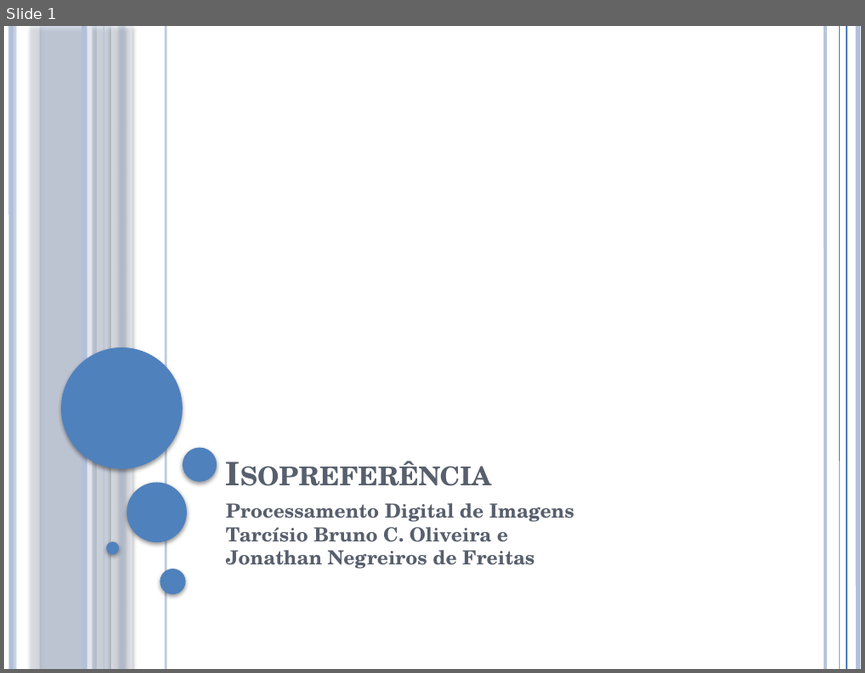
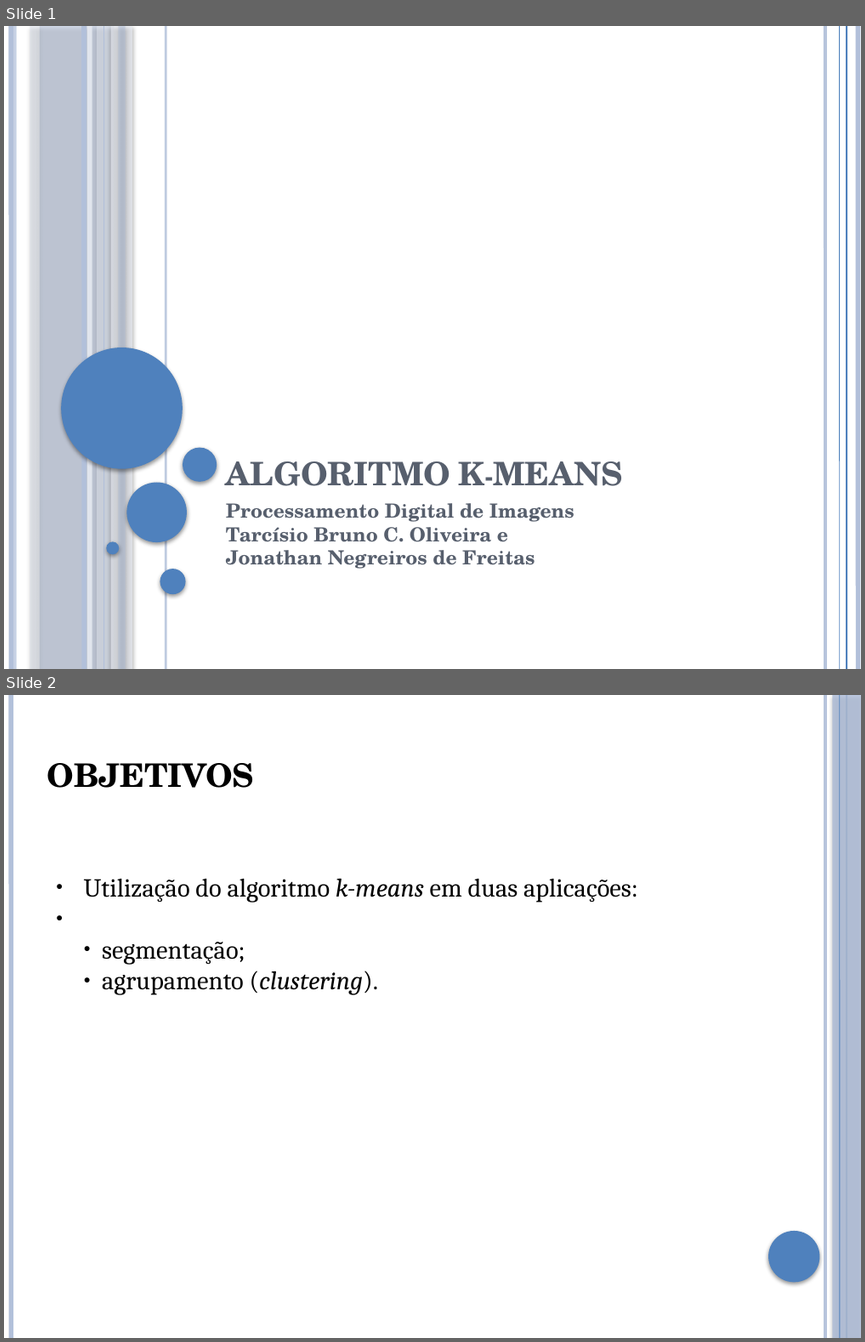
Before and after one commit to brunoliveira8/pdi, a slide deck: trabalho 4/apresentacao.pptx. Shown one above the other, each under a label of ours: slide 1 before the commit, slides 1 and 2 after it. The pictures are 865x673 and 865x1342 pixels, drawn with LibreOffice and Linux fonts; fonts in the diff are those of the drawing. Boxes give left, top, right and bottom in pixels: in the first picture for what was removed or moved away, otherwise in the second. Text is boxed around its words. In the diff, an @@ line names an element or a change of style, - is before the commit and + after.

```diff
--- a/trabalho 4/apresentacao.pptx
+++ b/trabalho 4/apresentacao.pptx
@@ slide 2 added at (4, 695, 861, 1338), background #FFFFFF; not listed: 3 template elements that a slide beside it also shows @@
@@ line added from (825, 695) to (826, 1338), #B3C1DB 3 pt @@
@@ rectangle added at (833, 695, 861, 1338), fill #B3C1DB at 87% opacity @@
@@ text added at (46, 763, 254, 788), 30 pt, text #000000, bold @@
+OBJETIVOS
@@ text added at (84, 878, 638, 995), 24 pt, text #000000 @@
+● Utilização do algoritmo k-means em duas aplicações:
+    ● segmentação;
+    ● agrupamento (clustering).
@@ ellipse added at (768, 1231, 820, 1282), fill #4F81BD @@
@@ slide 1 changed as well @@
@@ text at (226, 461, 623, 486): text changed @@
-Isopreferência
+ALGORITMO K-MEANS
```
Also in this commit, not shown: 10 other slides added, 1 slide removed.
